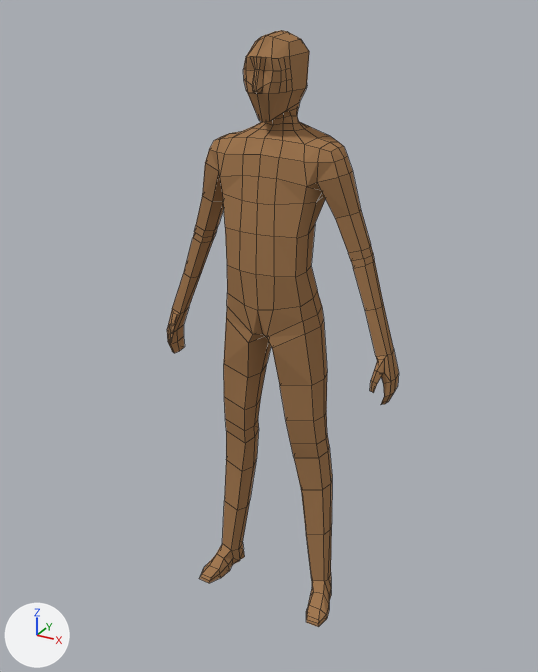
What one commit did to the Blender file models/mirrorman.blend.
Rendered twice from a camera (50 mm lens) standing at (1.038, -1.921, 1.95) and looking at (-0.022, 0.007, 0.987). Lighting does not change. The marker at lower left points along +X, +Y and +Z. Mesh edges are drawn as thin lines.

Objects in the first picture: 'mirrorman'.
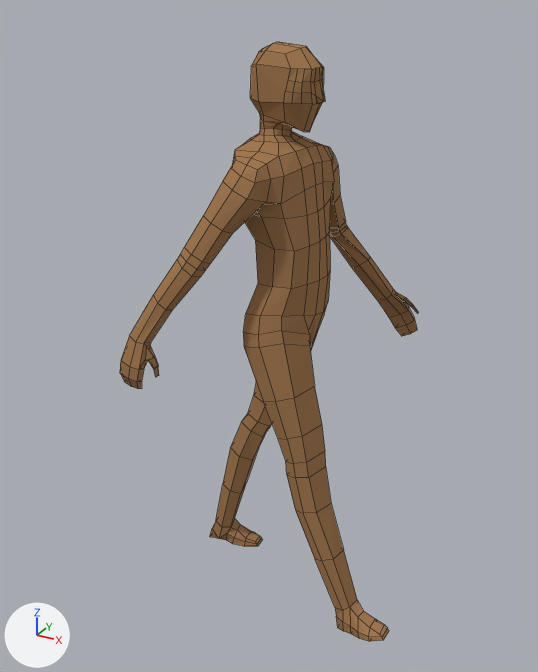
The newer file adds an action. The first version stands in its rest pose; the second is drawn at frame 25 of the action 'walk'.

Where the change shows, as pixel boxes (x1, y1, x2, y2) in the pictures (538 x 672 px):
'mirrorman', posed (28% wider)
    before: (167, 30, 399, 627)
    after: (120, 42, 418, 642)

Edits to the bpy script that builds the scene:
```text
Change bone_root:
    where bone_root = bpy.data.objects['rig'].pose.bones['root']
    bone_root.rotation_quaternion: (1.0, 0.0, 0.0, 0.0) -> (0.707, 0.0, 0.0, 0.707)  # degrees (0, 0, 0) -> degrees (0, 0, 90)
Change bone_shoulder_l:
    where bone_shoulder_l = bpy.data.objects['rig'].pose.bones['shoulder.L']  # child of 'ORG-chest'
    bone_shoulder_l.rotation_euler: (0.0, 0.0, 0.0) -> (-0.0175, 0.0, -0.122)  # degrees (0, 0, 0) -> degrees (-1, 0, -7)
Change bone_shoulder_r:
    where bone_shoulder_r = bpy.data.objects['rig'].pose.bones['shoulder.R']  # child of 'ORG-chest'
    bone_shoulder_r.rotation_euler: (0.0, 0.0, 0.0) -> (0.0, 0.0, -0.122)  # degrees (0, 0, 0) -> degrees (0, 0, -7)
Change bone_hand_ik_r:
    where bone_hand_ik_r = bpy.data.objects['rig'].pose.bones['hand.ik.R']  # child of 'root'
    bone_hand_ik_r.location: (0.0, 0.0, 0.0) -> (0.0, 0.334, -0.088)
    bone_hand_ik_r.rotation_quaternion: (1.0, 0.0, 0.0, 0.0) -> (0.994, 0.01, -0.028, 0.109)  # degrees (0, 0, 0) -> degrees (1, -3, 13)
Change bone_hand_ik_l:
    where bone_hand_ik_l = bpy.data.objects['rig'].pose.bones['hand.ik.L']  # child of 'root'
    bone_hand_ik_l.location: (0.0, 0.0, 0.0) -> (0.0, -0.235, 0.034)
    bone_hand_ik_l.rotation_quaternion: (1.0, 0.0, 0.0, 0.0) -> (0.958, -0.024, -0.07, 0.277)  # degrees (0, 0, 0) -> degrees (-5, -7, 33)
Change bone_elbow_target_ik_l:
    where bone_elbow_target_ik_l = bpy.data.objects['rig'].pose.bones['elbow_target.ik.L']  # child of 'MCH-shoulder_ik_ns_ch.L'
    bone_elbow_target_ik_l.location: (0.0, 0.0, 0.0) -> (0.133, -0.204, 0.036)
Change bone_foot_ik_r:
    where bone_foot_ik_r = bpy.data.objects['rig'].pose.bones['foot.ik.R']  # child of 'root'
    bone_foot_ik_r.location: (0.0, 0.0, 0.0) -> (0.135, -0.426, 0.043)
    bone_foot_ik_r.rotation_quaternion: (1.0, 0.0, 0.0, 0.0) -> (0.978, -0.207, 0.0, 0.0)  # degrees (0, 0, 0) -> degrees (-24, 0, 0)
Change bone_foot_ik_l:
    where bone_foot_ik_l = bpy.data.objects['rig'].pose.bones['foot.ik.L']  # child of 'root'
    bone_foot_ik_l.location: (0.0, 0.0, 0.0) -> (-0.11, 0.38, -0.028)
    bone_foot_ik_l.rotation_quaternion: (1.0, 0.0, 0.0, 0.0) -> (1.0, -0.011, 0.0, 0.0)  # degrees (0, 0, 0) -> degrees (-1, 0, 0)
Change bone_torso:
    where bone_torso = bpy.data.objects['rig'].pose.bones['torso']  # child of 'root'
    bone_torso.location: (0.0, 0.0, 0.0) -> (0.0, -0.041, -0.027)
```
